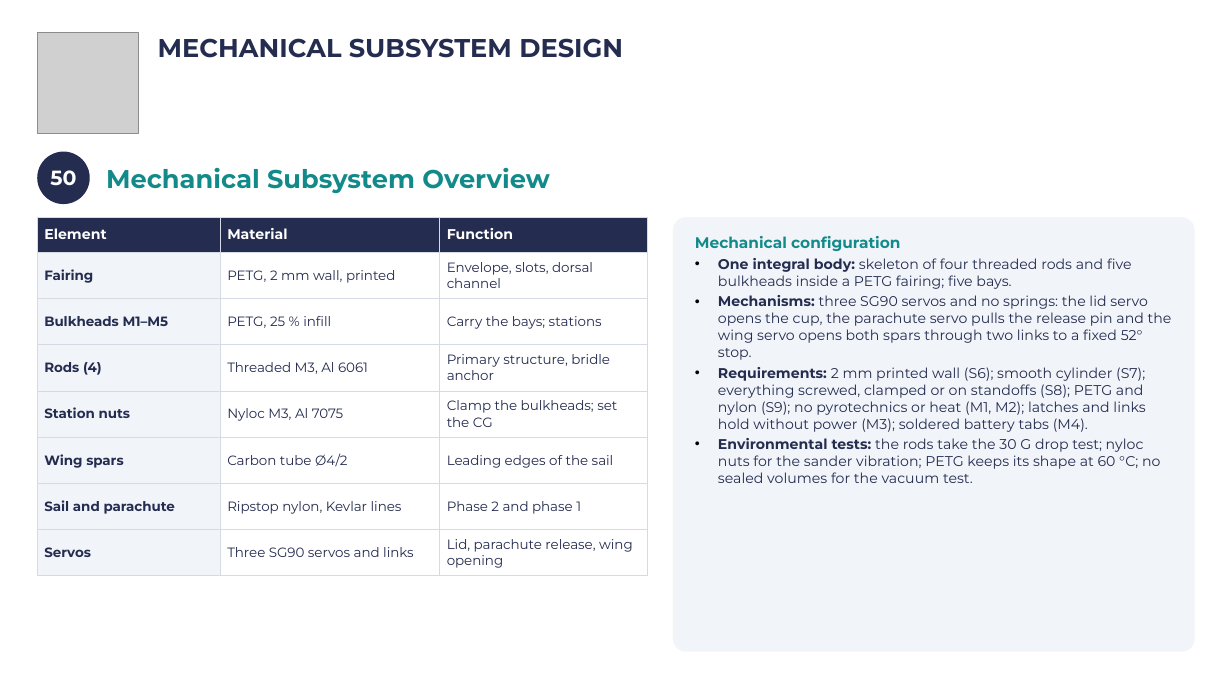
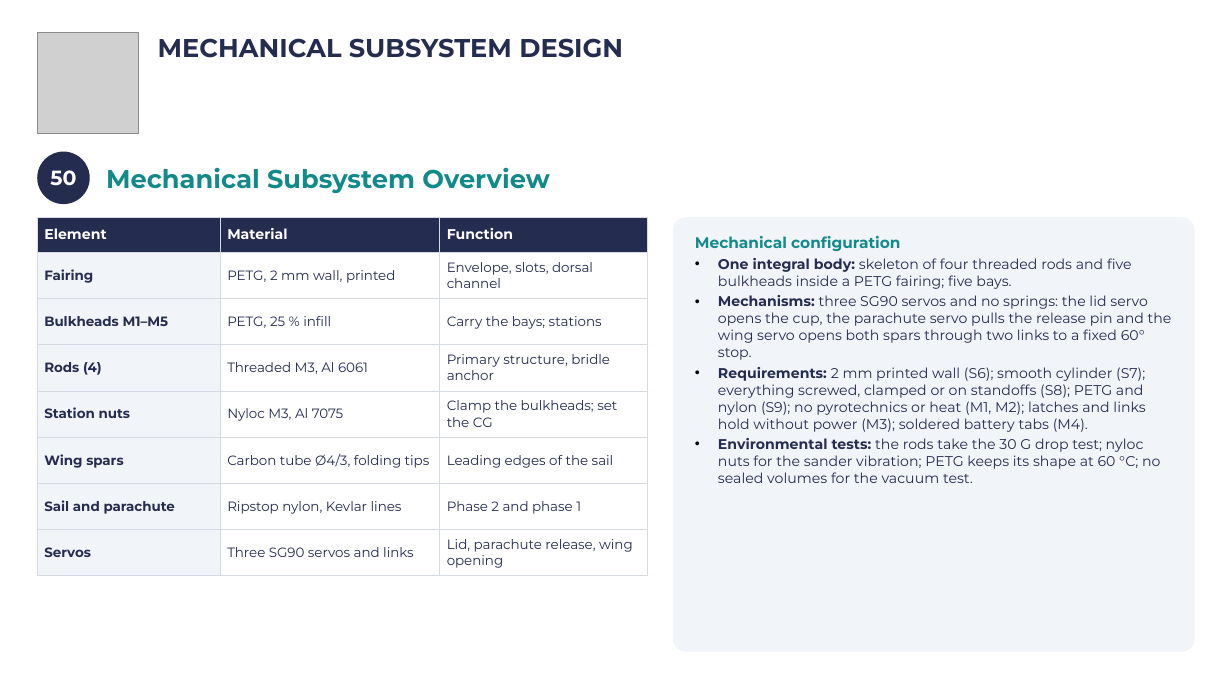
Before and after one commit to Caetano18/proyecto, a slide deck: slide 53 of cansat_pdr/laminas_plantilla/CanSat_PDR_Hermes_V2.pptx. Drawn at 1232x693 pixels with LibreOffice and Linux fonts; fonts in the diff are those of the drawing; grey boxes stand for pictures; background and template pictures are left out. Boxes give left, top, right and bottom in pixels: in the first picture for what was removed or moved away, otherwise in the second. Text is boxed around its words. In the diff, an @@ line names an element or a change of style, - is before the commit and + after.

```diff
--- a/cansat_pdr/laminas_plantilla/CanSat_PDR_Hermes_V2.pptx
+++ b/cansat_pdr/laminas_plantilla/CanSat_PDR_Hermes_V2.pptx
@@ table at <box>37,217,647,576</box> @@
-row 6, column 2: Carbon tube Ø4/2
+row 6, column 2: Carbon tube Ø4/3, folding tips
@@ text in rounded rectangle at <box>718,295,1172,360</box>: text changed @@
-• Mechanisms: three SG90 servos and no springs: the lid servo opens the cup, the parachute servo pulls the release pin and the wing servo opens both spars through two links to a fixed 52° stop.
+• Mechanisms: three SG90 servos and no springs: the lid servo opens the cup, the parachute servo pulls the release pin and the wing servo opens both spars through two links to a fixed 60° stop.
```
Also in this commit, not shown: 12 other slides changed, 33 other files.
